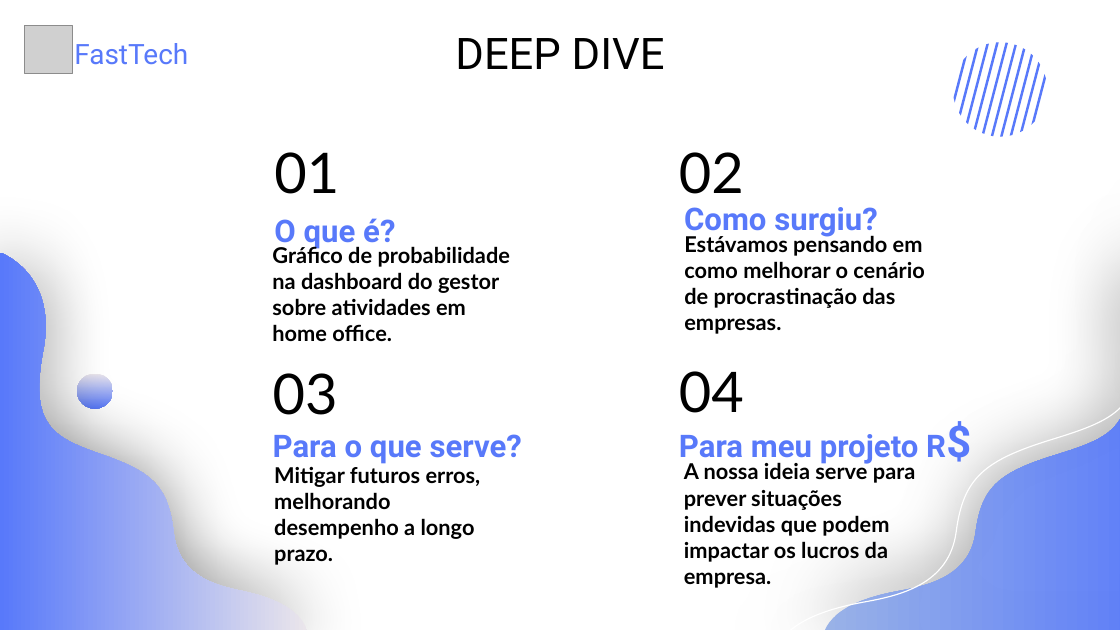
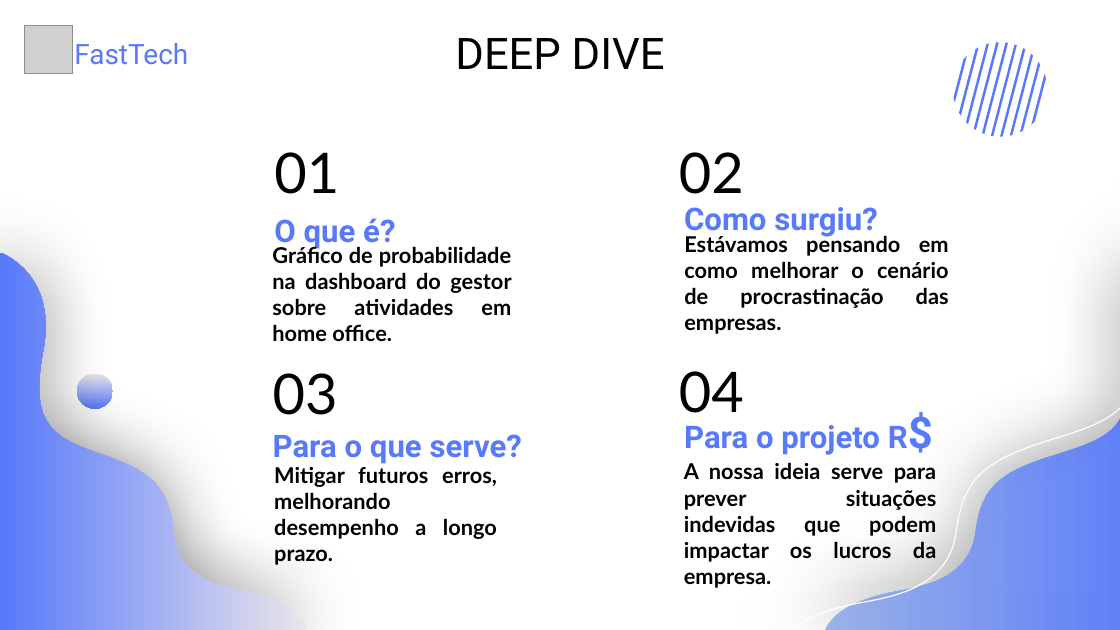
Before and after one commit to Grupo-1-adsa/Grupo-1-adsa, a slide deck: slide 5 of Documentação/PPT/Sprint 3 - Apresentação.pptx. Drawn at 1120x630 pixels with LibreOffice and Linux fonts; fonts in the diff are those of the drawing; grey boxes stand for pictures. Boxes give left, top, right and bottom in pixels: in the first picture for what was removed or moved away, otherwise in the second. Text is boxed around its words. In the diff, an @@ line names an element or a change of style, - is before the commit and + after.

```diff
--- a/Documentação/PPT/Sprint 3 - Apresentação.pptx
+++ b/Documentação/PPT/Sprint 3 - Apresentação.pptx
@@ text at (x1=684, y1=425, x2=908, y2=455): text changed @@
-Para meu projeto R$
+Para o projeto R$
@@ alignment left to justified in 4 elements at (x1=272, y1=244, x2=511, y2=341), (x1=684, y1=233, x2=949, y2=308), (x1=274, y1=467, x2=497, y2=565), (x1=684, y1=462, x2=937, y2=562) @@
```
Also in this commit, not shown: 1 other slide changed, 2 other files.
